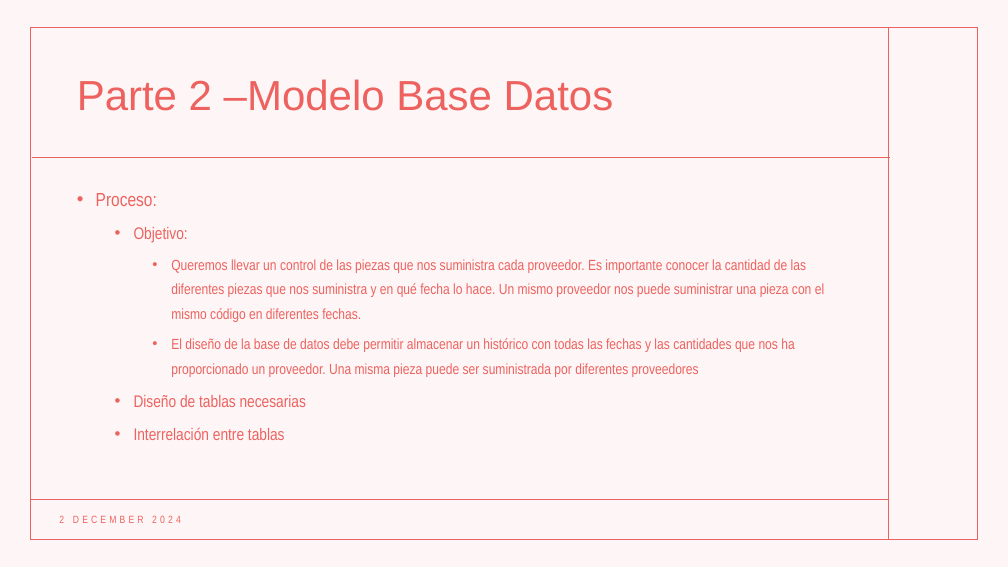
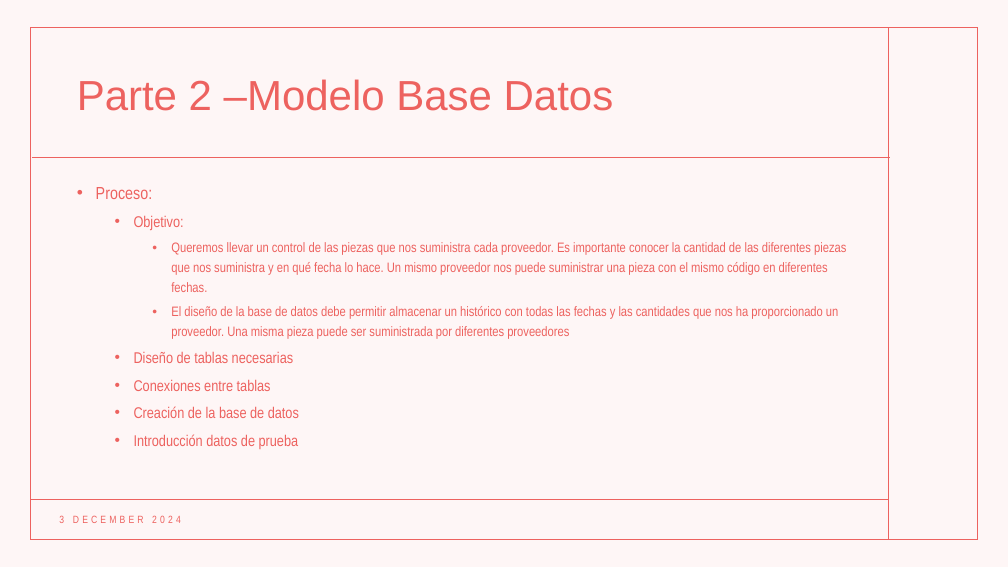
Before and after one commit to Rommel-DS/Team-Challenge---Sherlock-SQL, a slide deck: slide 16 of TEAM CHALLENGE.pptx. Drawn at 1008x567 pixels with LibreOffice and Linux fonts; fonts in the diff are those of the drawing. Boxes give left, top, right and bottom in pixels: in the first picture for what was removed or moved away, otherwise in the second. Text is boxed around its words. In the diff, an @@ line names an element or a change of style, - is before the commit and + after.

Commit message:
241203

```diff
--- a/TEAM CHALLENGE.pptx
+++ b/TEAM CHALLENGE.pptx
@@ text at box(96, 187, 846, 363): size 18 to 16.6 pt in "Proceso:"; size 16 to 14.8 pt in "Objetivo:", "Diseño de tablas necesarias"; size 14 to 12.9 pt in "Queremos llevar un control de las piezas ...", "El diseño de la base de datos ..."; line spacing 1.4 to 1.2 @@
@@ text at box(134, 380, 299, 449): text changed; size 16 to 14.8 pt @@
-  • Interrelación entre tablas
+  • Conexiones entre tablas
+  • Creación de la base de datos
+  • Introducción datos de prueba
```
Also in this commit, not shown: 18 other slides changed, 3 slides added.
